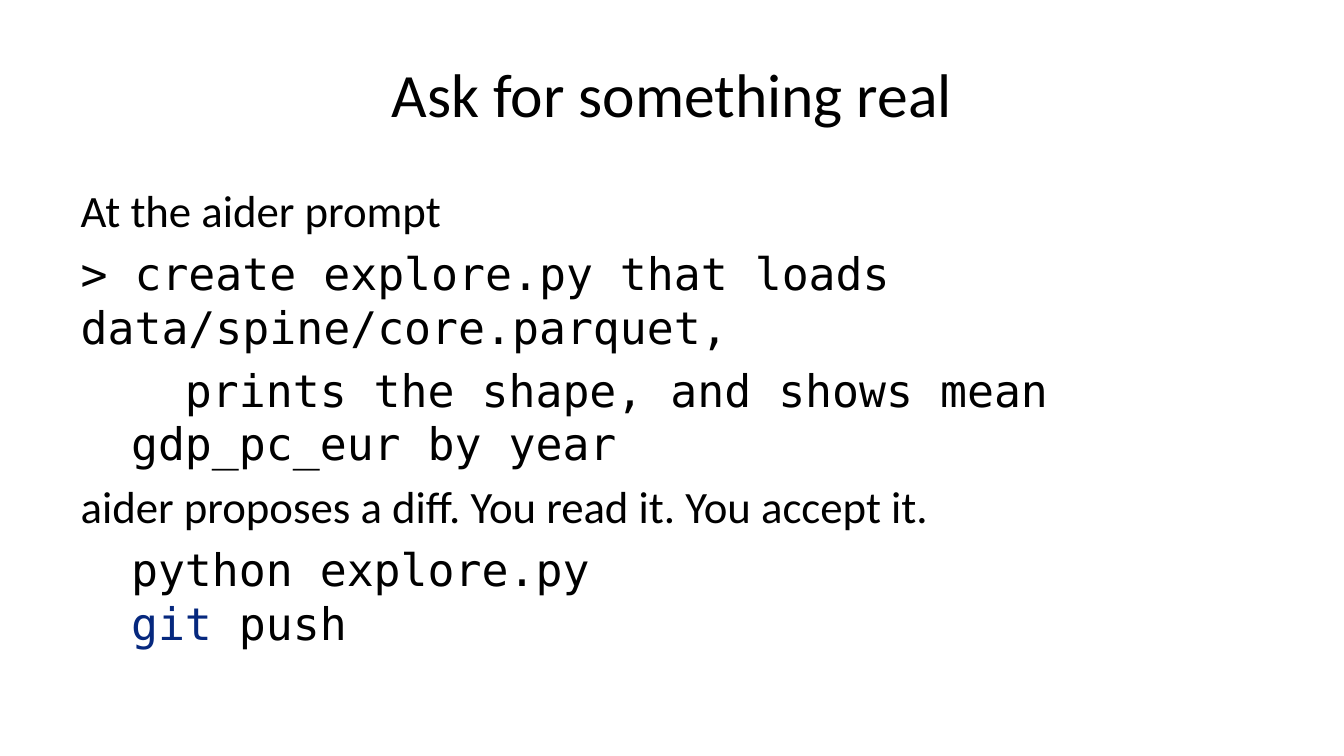
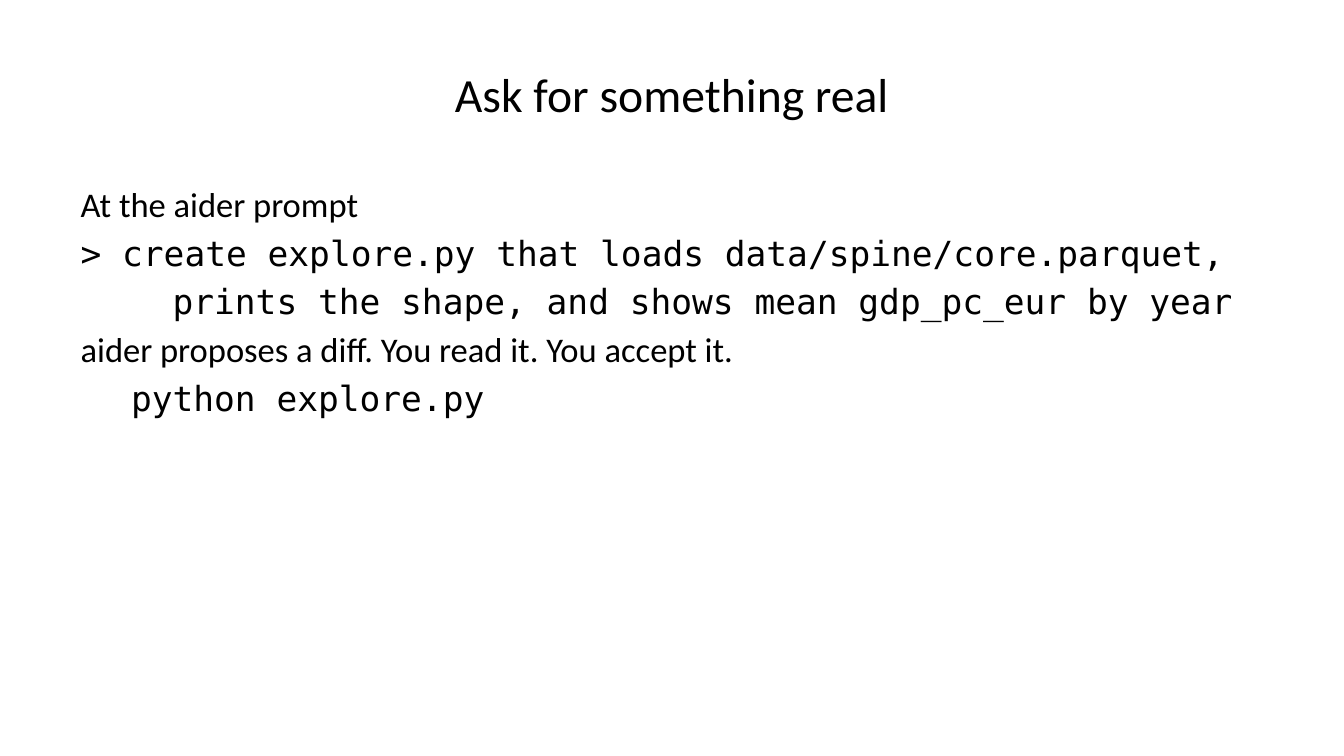
Before and after one commit to warint/quantitative-methods, a slide deck: slide 39 of 01-foundations-scenarios-and-tools/00-pre-session/slides-welcome-and-setup.pptx (slide 51 before the commit). Drawn at 1344x756 pixels with LibreOffice and Linux fonts; fonts in the diff are those of the drawing. Boxes give left, top, right and bottom in pixels: in the first picture for what was removed or moved away, otherwise in the second. Text is boxed around its words. In the diff, an @@ line names an element or a change of style, - is before the commit and + after.

```diff
--- a/01-foundations-scenarios-and-tools/00-pre-session/slides-welcome-and-setup.pptx
+++ b/01-foundations-scenarios-and-tools/00-pre-session/slides-welcome-and-setup.pptx
@@ title "Ask for something real" at [455, 79, 888, 121]: size 33 to 25.5 pt @@
@@ text at [81, 193, 1232, 368]: size 24 to 18.5 pt; less space between paragraphs @@
@@ text at [131, 384, 485, 418]: text changed; size 24 to 18.5 pt @@
-python explore.py
-git push
+python explore.py
```
Also in this commit, not shown: 46 other slides changed, 12 slides removed, 44 other files.
